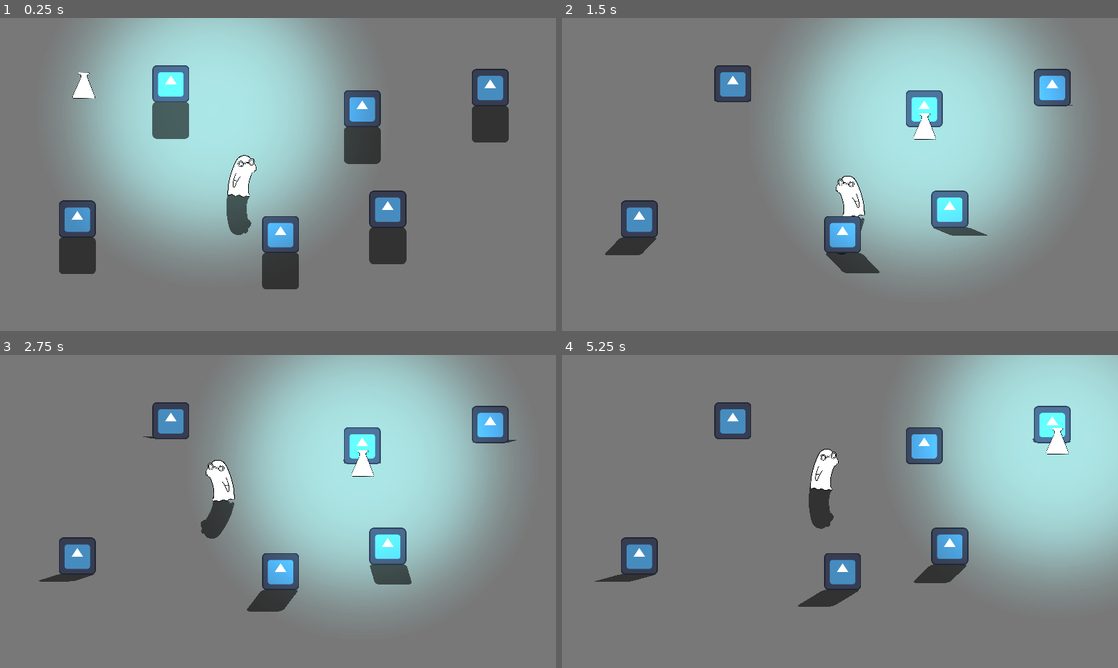
Above: before the commit, frames 1-4 (two rows, left to right).
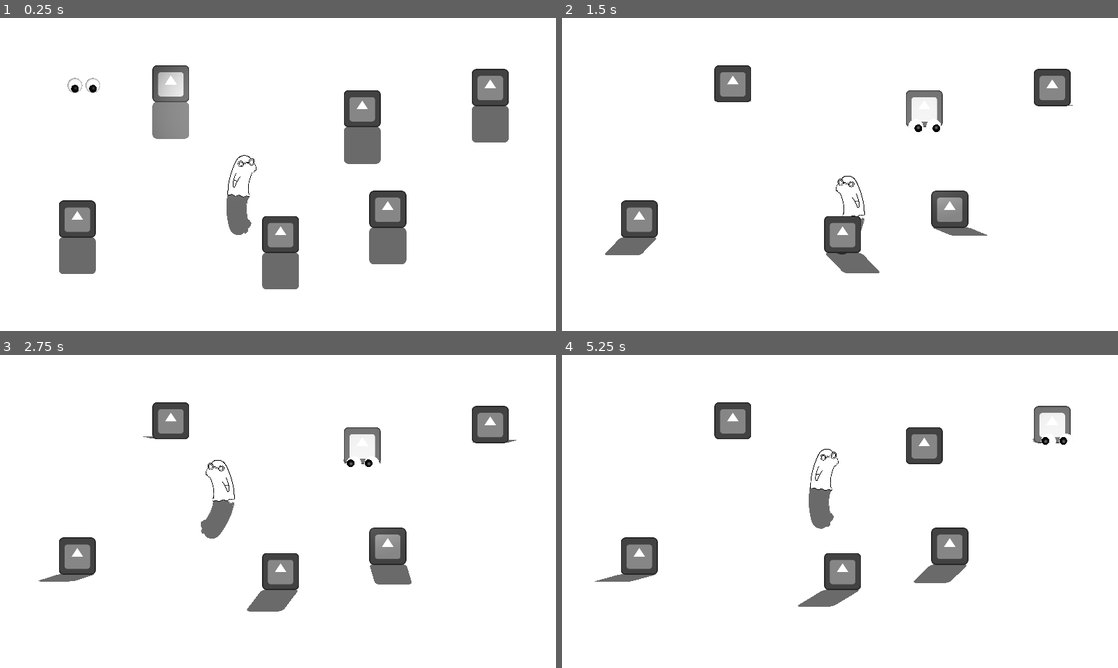
Above: after the commit, the same moments.

Repository: michaelharlow/Pirate-game-jam
Game: Godot game, scene res://scenes/main.tscn
Same seed, same stepped clock (60 frames per second), same inputs: the game is played once before the commit and once after it. The engine's default icon, where the game draws it, is replaced by a stand-in: a white triangle on a blue panel in a dark square.
Inputs (mouse positions are in pixels of both pictures, inside the frame that each line leads up to):
- Up to frame 1 (0.25 s): no input
- Up to frame 2 (1.5 s): move the mouse to (734, 121) at 0.52 s; press the mouse at (734, 121) at 0.53 s; move the mouse to (923, 127) at 1.27 s; release the mouse at (923, 127) at 1.28 s; right-click (923, 127) at 1.35 s; click (923, 127) at 1.42 s
- Up to frame 3 (2.75 s): move the mouse to (66, 583) at 2.02 s; press the mouse at (66, 583) at 2.03 s
- Up to frame 4 (5.25 s): move the mouse to (951, 574) at 2.77 s; release the mouse at (951, 574) at 2.78 s; right-click (951, 574) at 2.85 s; click (951, 574) at 2.92 s; move the mouse to (834, 599) at 3.52 s; press the mouse at (834, 599) at 3.53 s; move the mouse to (1056, 439) at 4.27 s; release the mouse at (1056, 439) at 4.28 s; right-click (1056, 439) at 4.35 s; click (1056, 439) at 4.42 s; move the mouse to (867, 511) at 5.02 s; press the mouse at (867, 511) at 5.03 s

The runs differ from the first frame. In frame 1, 98% of the frame differs, in the area x 0-100%, y 0-100%; in frame 2, 98%; in frame 3, 98%; in frame 4, 98%.

Commit message:
Eyeballs & Shader

Diff:
--- a/project.godot
+++ b/project.godot
@@ -20,8 +20,6 @@
 
 window/size/viewport_width=1920
 window/size/viewport_height=1080
-window/size/window_width_override=1280
-window/size/window_height_override=720
 window/stretch/mode="canvas_items"
 
 [input]
@@ -60,12 +58,12 @@
 }
 Left_Mouse={
 "deadzone": 0.5,
-"events": [Object(InputEventMouseButton,"resource_local_to_s …(136 unchanged characters)… alse,"button_mask":1,"position":Vector2(109, 19),"global_position":Vector2(113, 60),"factor":1.0,"button_index":1,"canceled":false,"pressed":true,"double_click":false,"script":null)
+"events": [Object(InputEventMouseButton,"resource_local_to_s …(136 unchanged characters)… alse,"button_mask":1,"position":Vector2(207, 21),"global_position":Vector2(213, 83),"factor":1.0,"button_index":1,"canceled":false,"pressed":true,"double_click":false,"script":null)
 ]
 }
 Right_Mouse={
 "deadzone": 0.5,
-"events": [Object(InputEventMouseButton,"resource_local_to_s …(136 unchanged characters)… alse,"button_mask":2,"position":Vector2(52, 12),"global_position":Vector2(56, 53),"factor":1.0,"button_index":2,"canceled":false,"pressed":true,"double_click":false,"script":null)
+"events": [Object(InputEventMouseButton,"resource_local_to_s …(136 unchanged characters)… alse,"button_mask":2,"position":Vector2(217, 34),"global_position":Vector2(223, 96),"factor":1.0,"button_index":2,"canceled":false,"pressed":true,"double_click":false,"script":null)
 ]
 }
 
--- /dev/null
+++ b/resources/monochrome.gdshader
@@ -0,0 +1,9 @@
+shader_type canvas_item;
+
+uniform sampler2D SCREEN_TEXTURE : hint_screen_texture;
+
+void fragment() {
+	vec4 bg = texture(SCREEN_TEXTURE, SCREEN_UV);
+	float avg = (bg.r + bg.g + bg.b) / 3.0;
+	COLOR = vec4(avg, avg, avg, 1.0);
+	}
--- a/scenes/AlchemistPlayer.tscn
+++ b/scenes/AlchemistPlayer.tscn
@@ -1,15 +1,35 @@
-[gd_scene load_steps=3 format=3 uid="uid://dipp0qhg043bv"]
+[gd_scene load_steps=5 format=3 uid="uid://dy2cht0s4pjbl"]
 
-[ext_resource type="Texture2D" uid="uid://3ejmj5cj1tr1" path="res://assets/art/Beaker.png" id="1_je6qc"]
+[ext_resource type="Script" path="res://scenes/Eyeballs.gd" id="1_f6pyw"]
+[ext_resource type="Texture2D" uid="uid://cf2laj2ifqvio" path="res://assets/art/Eyeball.png" id="2_13vwe"]
+[ext_resource type="Texture2D" uid="uid://d2fbft135rx2v" path="res://assets/art/Iris.png" id="3_f04od"]
 
-[sub_resource type="CircleShape2D" id="CircleShape2D_xosfh"]
-radius = 34.0
+[sub_resource type="CapsuleShape2D" id="CapsuleShape2D_gc1j1"]
+radius = 28.0
+height = 116.0
 
 [node name="AlchemistPlayer" type="CharacterBody2D"]
 
-[node name="Sprite2D" type="Sprite2D" parent="."]
-scale = Vector2(0.25, 0.25)
-texture = ExtResource("1_je6qc")
+[node name="CollisionShape2D" type="CollisionShape2D" parent="."]
+rotation = 1.5708
+shape = SubResource("CapsuleShape2D_gc1j1")
 
-[node name="CollisionShape2D" type="CollisionShape2D" parent="."]
-shape = SubResource("CircleShape2D_xosfh")
+[node name="Eyeballs" type="Node2D" parent="."]
+scale = Vector2(0.1, 0.1)
+script = ExtResource("1_f6pyw")
+
+[node name="Eye1" type="Sprite2D" parent="Eyeballs"]
+position = Vector2(-310, 0)
+texture = ExtResource("2_13vwe")
+
+[node name="Iris1" type="Sprite2D" parent="Eyeballs/Eye1"]
+position = Vector2(0, 110)
+texture = ExtResource("3_f04od")
+
+[node name="Eye2" type="Sprite2D" parent="Eyeballs"]
+position = Vector2(310, 0)
+texture = ExtResource("2_13vwe")
+
+[node name="Iris2" type="Sprite2D" parent="Eyeballs/Eye2"]
+position = Vector2(0, 110)
+texture = ExtResource("3_f04od")
--- /dev/null
+++ b/scenes/Eyeballs.gd
@@ -0,0 +1,13 @@
+extends Node2D
+
+@onready var eyeball = $Eye1
+@onready var eyeball_2 = $Eye2
+
+
+func _input(event):
+	if event is InputEventMouseMotion:
+		for i in get_children():
+			var side_b : float = global_position.x - get_global_mouse_position().x
+			var side_a : float = global_position.y - get_global_mouse_position().y
+
+			i.rotation = atan2(side_a, side_b) + 90
--- a/scenes/main.tscn
+++ b/scenes/main.tscn
@@ -1,14 +1,18 @@
-[gd_scene load_steps=8 format=3 uid="uid://ctht2u6agnlnw"]
+[gd_scene load_steps=10 format=3 uid="uid://ctht2u6agnlnw"]
 
 [ext_resource type="Script" path="res://scripts/Shadow Controller.gd" id="1_ss4xy"]
 [ext_resource type="PackedScene" uid="uid://bkpfwut8g54k4" path="res://scenes/Alchemist.tscn" id="1_wygfh"]
 [ext_resource type="Texture2D" uid="uid://b3odfnxib1x2" path="res://assets/Light Texture.png" id="2_n16o7"]
 [ext_resource type="PackedScene" uid="uid://pv52sqrinjvx" path="res://scenes/box.tscn" id="3_uob1w"]
-[ext_resource type="PackedScene" uid="uid://dipp0qhg043bv" path="res://scenes/AlchemistPlayer.tscn" id="5_i0fv1"]
+[ext_resource type="PackedScene" uid="uid://dy2cht0s4pjbl" path="res://scenes/AlchemistPlayer.tscn" id="5_i0fv1"]
+[ext_resource type="Shader" path="res://resources/monochrome.gdshader" id="6_q6ftr"]
 
 [sub_resource type="PhysicsMaterial" id="PhysicsMaterial_2lnnb"]
 
 [sub_resource type="WorldBoundaryShape2D" id="WorldBoundaryShape2D_ypy5y"]
+
+[sub_resource type="ShaderMaterial" id="ShaderMaterial_wgnlq"]
+shader = ExtResource("6_q6ftr")
 
 [node name="Main" type="Node2D"]
 script = ExtResource("1_ss4xy")
@@ -19,14 +23,13 @@
 offset_right = 2008.0
 offset_bottom = 1141.0
 mouse_filter = 2
-color = Color(0.470588, 0.470588, 0.470588, 1)
 
 [node name="PointLight2D" type="PointLight2D" parent="."]
 position = Vector2(735, 322)
-color = Color(0.466667, 1, 1, 1)
+energy = 0.39
 shadow_enabled = true
 texture = ExtResource("2_n16o7")
-texture_scale = 4.81
+texture_scale = 2.54
 
 [node name="Alchemist" parent="." instance=ExtResource("1_wygfh")]
 position = Vector2(804, 514)
@@ -96,3 +99,12 @@
 
 [node name="AlchemistPlayer" parent="." instance=ExtResource("5_i0fv1")]
 position = Vector2(290, 233)
+
+[node name="Monochrome Shader" type="ColorRect" parent="."]
+material = SubResource("ShaderMaterial_wgnlq")
+offset_left = -176.0
+offset_top = -59.0
+offset_right = 2057.0
+offset_bottom = 1145.0
+mouse_filter = 2
+mouse_force_pass_scroll_events = false
--- a/scripts/box.gd
+++ b/scripts/box.gd
@@ -7,8 +7,7 @@
 @export var shadow_info: ShadowInfo
 @export var object_sprite : Texture2D
 
-@export var mouse_hovered : bool = false
-
+var mouse_hovered : bool = false
 
 func _ready() -> void:
 	add_to_group("boxes")
@@ -22,16 +21,18 @@
 	shadow.texture = object_sprite
 	shadow.offset.y = object_sprite.get_size().y/2
 
+func _physics_process(_delta):
+	rotation = 0
+
+
 func _input(event) -> void:
 	if event is InputEventMouseButton and mouse_hovered:
-		print("Shadows")
+		pass
 
 
 func _on_shadow_area_mouse_entered() -> void:
 	mouse_hovered = true
-	print("Mouse entered at ", position)
 
 
 func _on_shadow_area_mouse_exited():
 	mouse_hovered = false
-	print("Mouse exited at", position)
Binary file added: assets/art/Eyeball.png
Not shown, added: assets/art/Eyeball.png.import
Binary file added: assets/art/Iris.png
Not shown, added: assets/art/Iris.png.import
Not shown: 1 places in scenes/box.tscn that only renumber resources
